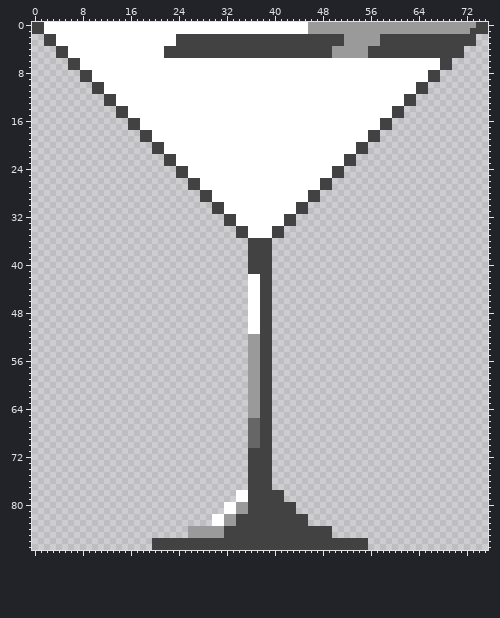
One commit to this sprite sheet: dist/assets/cocktail.png. This is how it looked before the edit.
The file is 76x88 pixels. Colours within 5 levels of each other are drawn and written as one.
New version:
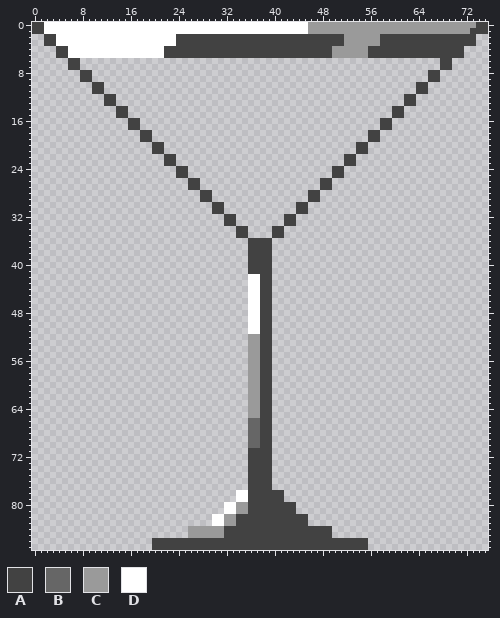
Palette (. is transparent): A #424242  B #666666  C #9a9a9a  D #ffffff
Edits made:
@@ x 0..75 @@
  5 ....AADDDDDDDDDDDDDDDDAAAAAAAAAAAAAAAAAAAAAAAAAAAACCCCCCAAAAAAAAAAAAAAAA....
- 6 ......AADDDDDDDDDDDDDDDDDDDDDDDDDDDDDDDDDDDDDDDDDDDDDDDDDDDDDDDDDDDDAA......
- 7 ......AADDDDDDDDDDDDDDDDDDDDDDDDDDDDDDDDDDDDDDDDDDDDDDDDDDDDDDDDDDDDAA......
- 8 ........AADDDDDDDDDDDDDDDDDDDDDDDDDDDDDDDDDDDDDDDDDDDDDDDDDDDDDDDDAA........
- 9 ........AADDDDDDDDDDDDDDDDDDDDDDDDDDDDDDDDDDDDDDDDDDDDDDDDDDDDDDDDAA........
-10 ..........AADDDDDDDDDDDDDDDDDDDDDDDDDDDDDDDDDDDDDDDDDDDDDDDDDDDDAA..........
-11 ..........AADDDDDDDDDDDDDDDDDDDDDDDDDDDDDDDDDDDDDDDDDDDDDDDDDDDDAA..........
-12 ............AADDDDDDDDDDDDDDDDDDDDDDDDDDDDDDDDDDDDDDDDDDDDDDDDAA............
-13 ............AADDDDDDDDDDDDDDDDDDDDDDDDDDDDDDDDDDDDDDDDDDDDDDDDAA............
-14 ..............AADDDDDDDDDDDDDDDDDDDDDDDDDDDDDDDDDDDDDDDDDDDDAA..............
-15 ..............AADDDDDDDDDDDDDDDDDDDDDDDDDDDDDDDDDDDDDDDDDDDDAA..............
-16 ................AADDDDDDDDDDDDDDDDDDDDDDDDDDDDDDDDDDDDDDDDAA................
-17 ................AADDDDDDDDDDDDDDDDDDDDDDDDDDDDDDDDDDDDDDDDAA................
-18 ..................AADDDDDDDDDDDDDDDDDDDDDDDDDDDDDDDDDDDDAA..................
-19 ..................AADDDDDDDDDDDDDDDDDDDDDDDDDDDDDDDDDDDDAA..................
-20 ....................AADDDDDDDDDDDDDDDDDDDDDDDDDDDDDDDDAA....................
-21 ....................AADDDDDDDDDDDDDDDDDDDDDDDDDDDDDDDDAA....................
-22 ......................AADDDDDDDDDDDDDDDDDDDDDDDDDDDDAA......................
-23 ......................AADDDDDDDDDDDDDDDDDDDDDDDDDDDDAA......................
-24 ........................AADDDDDDDDDDDDDDDDDDDDDDDDAA........................
-25 ........................AADDDDDDDDDDDDDDDDDDDDDDDDAA........................
-26 ..........................AADDDDDDDDDDDDDDDDDDDDAA..........................
-27 ..........................AADDDDDDDDDDDDDDDDDDDDAA..........................
-28 ............................AADDDDDDDDDDDDDDDDAA............................
-29 ............................AADDDDDDDDDDDDDDDDAA............................
-30 ..............................AADDDDDDDDDDDDAA..............................
-31 ..............................AADDDDDDDDDDDDAA..............................
-32 ................................AADDDDDDDDAA................................
-33 ................................AADDDDDDDDAA................................
-34 ..................................AADDDDAA..................................
-35 ..................................AADDDDAA..................................
+ 6 ......AA............................................................AA......
+ 7 ......AA............................................................AA......
+ 8 ........AA........................................................AA........
+ 9 ........AA........................................................AA........
+10 ..........AA....................................................AA..........
+11 ..........AA....................................................AA..........
+12 ............AA................................................AA............
+13 ............AA................................................AA............
+14 ..............AA............................................AA..............
+15 ..............AA............................................AA..............
+16 ................AA........................................AA................
+17 ................AA........................................AA................
+18 ..................AA....................................AA..................
+19 ..................AA....................................AA..................
+20 ....................AA................................AA....................
+21 ....................AA................................AA....................
+22 ......................AA............................AA......................
+23 ......................AA............................AA......................
+24 ........................AA........................AA........................
+25 ........................AA........................AA........................
+26 ..........................AA....................AA..........................
+27 ..........................AA....................AA..........................
+28 ............................AA................AA............................
+29 ............................AA................AA............................
+30 ..............................AA............AA..............................
+31 ..............................AA............AA..............................
+32 ................................AA........AA................................
+33 ................................AA........AA................................
+34 ..................................AA....AA..................................
+35 ..................................AA....AA..................................
 36 ....................................AAAA....................................
Boxes around the changes in both pictures, in picture pixels (x1, y1, x2, y2):
erased: (80, 58, 440, 238)
